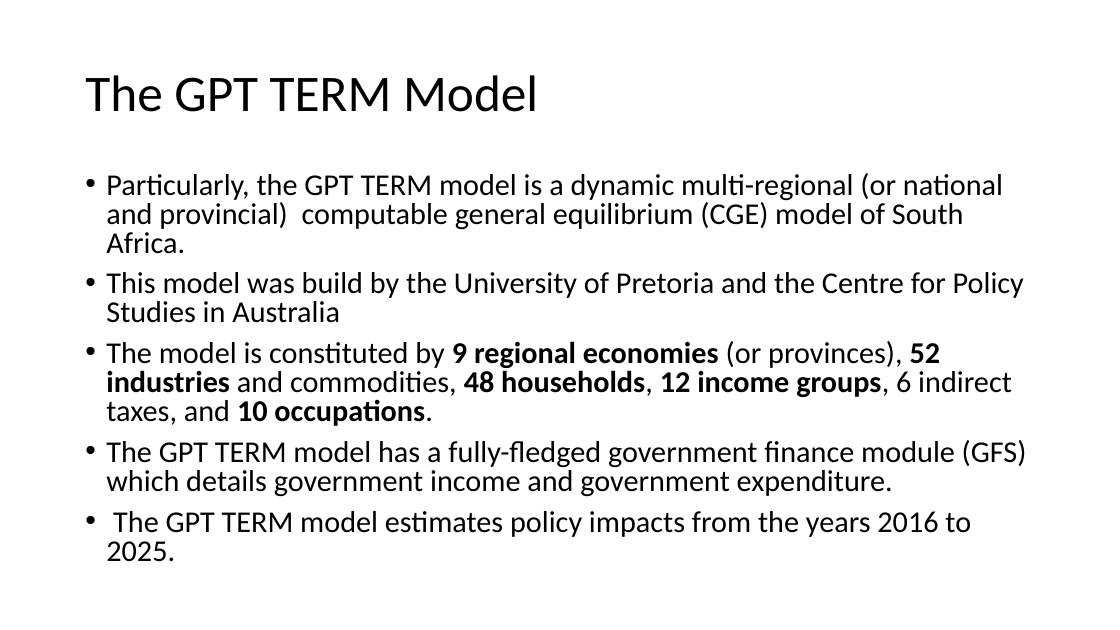
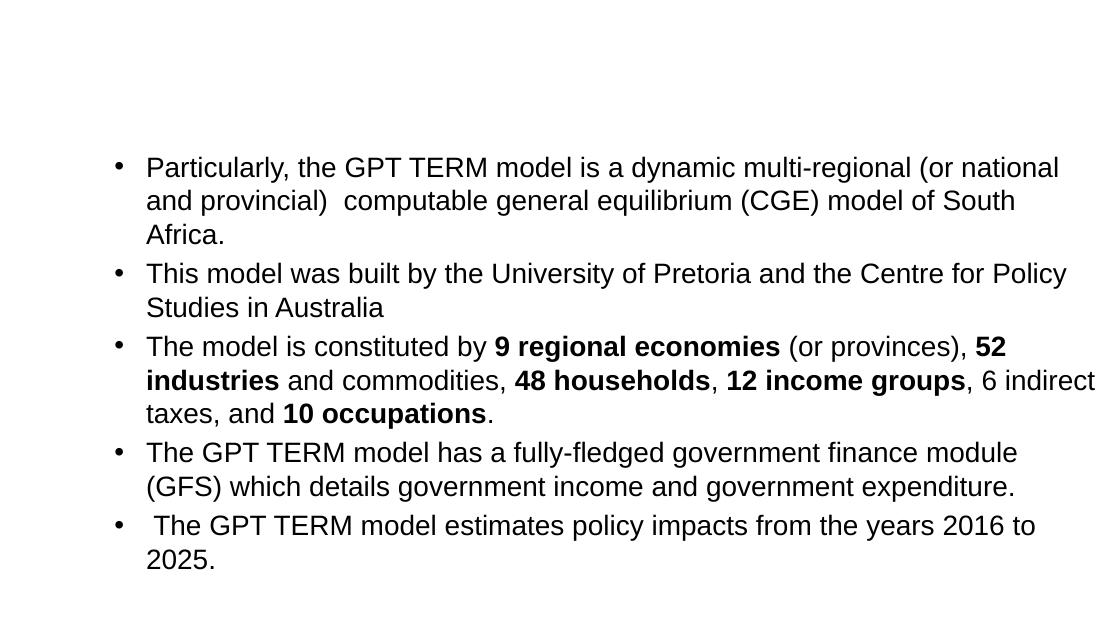
Before and after one commit to xolaniss/COVID_19, a slide deck: slide 4 of COVID-19 Economic Impact.pptx. Drawn at 1120x630 pixels with LibreOffice and Linux fonts; fonts in the diff are those of the drawing; background and template pictures are left out. Boxes give left, top, right and bottom in pixels: in the first picture for what was removed or moved away, otherwise in the second. Text is boxed around its words. In the diff, an @@ line names an element or a change of style, - is before the commit and + after.

```diff
--- a/COVID-19 Economic Impact.pptx
+++ b/COVID-19 Economic Impact.pptx
@@ text "The GPT TERM Model": place and size @@
-text "The GPT TERM Model" at [85,75,538,112]
+text "The GPT TERM Model" at [409,156,572,178]
@@ text "The GPT TERM Model" at [409,156,572,178]: size 44 to 25 pt, font Calibri to Arial, text colour #000000 to #FFFFFF, bold on; line spacing 0.9 to 1 @@
@@ text "Particularly, the GPT TERM model ...": place and size @@
-text "Particularly, the GPT TERM model ..." at [106,173,1027,562]
+text "Particularly, the GPT TERM model ..." at [146,156,1095,570]
@@ text at [146,156,1095,570]: size 25.9 to 24 pt, font Calibri to Arial in "Particularly, the GPT TERM model is a ...", "The model is constituted by 9 regional ...", "The GPT TERM model has a fully-fledged ...", "The GPT TERM model estimates policy impacts ..."; indent changed; line spacing 0.8 to 1; less space between paragraphs @@
@@ text at [146,262,1067,318]: text changed; size 25.9 to 24 pt; font Calibri to Arial @@
-• This model was build by the University of Pretoria and the Centre for Policy Studies in Australia
+• This model was built by the University of Pretoria and the Centre for Policy Studies in Australia
```
Also in this commit, not shown: 12 other slides changed, 1 slide removed, 1 other file.
